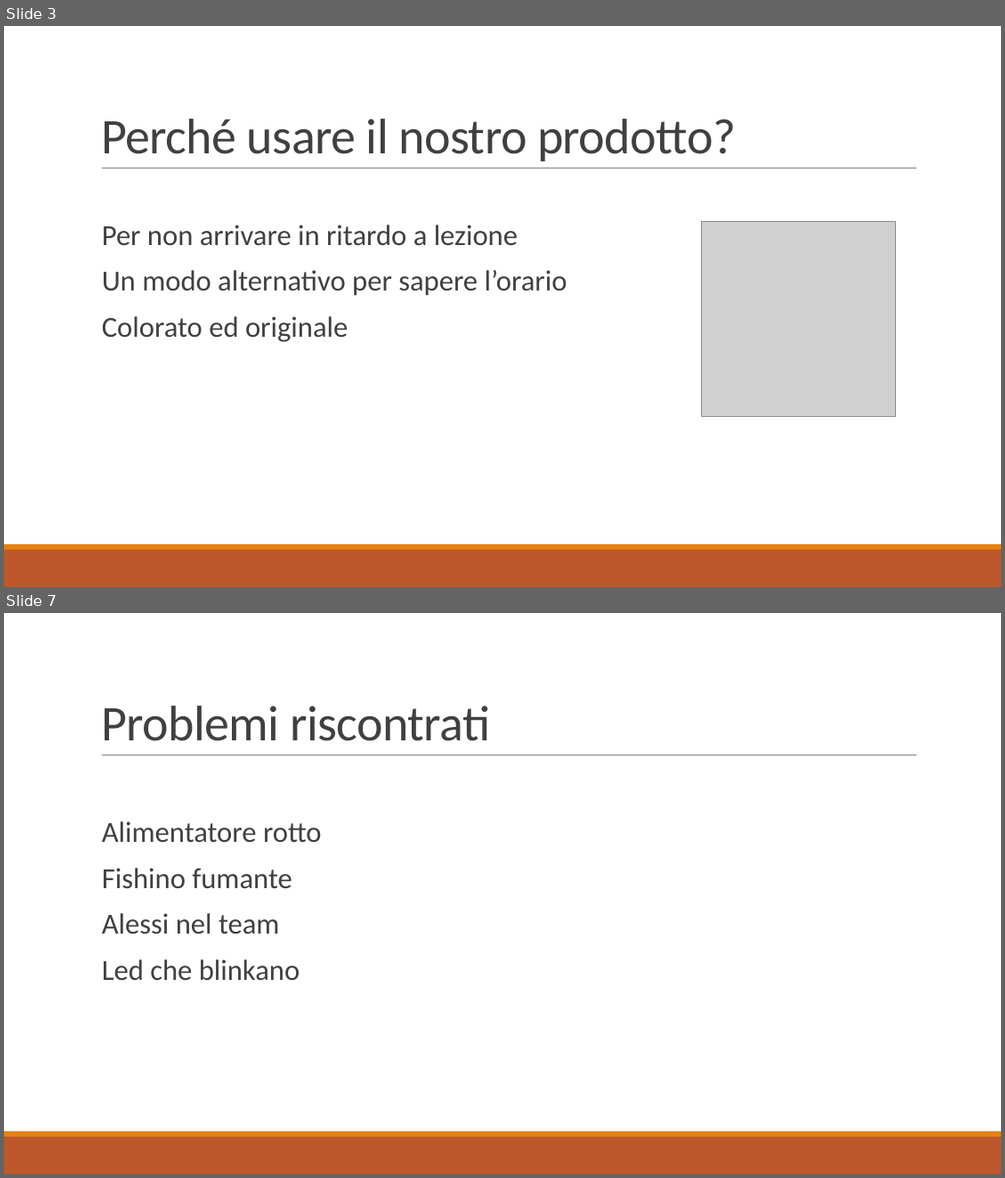
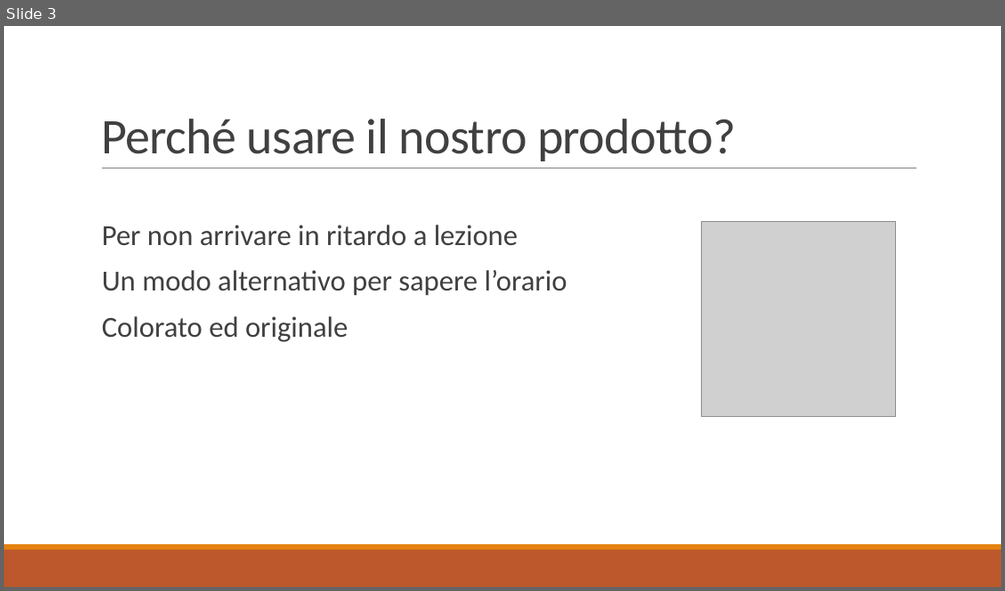
Before and after one commit to PaoloWeishaupt/Word-Clock, a slide deck: Presentazione/Presentazione_Word_Clock.pptx. Shown one above the other, each under a label of ours: slides 3 and 7 before the commit, slide 3 after it; the slides between them are not shown. The pictures are 1005x1178 and 1005x591 pixels, drawn with LibreOffice and Linux fonts; fonts in the diff are those of the drawing; grey boxes stand for pictures. Boxes give left, top, right and bottom in pixels: in the first picture for what was removed or moved away, otherwise in the second. Text is boxed around its words. In the diff, an @@ line names an element or a change of style, - is before the commit and + after.

```diff
--- a/Presentazione/Presentazione_Word_Clock.pptx
+++ b/Presentazione/Presentazione_Word_Clock.pptx
@@ slide 7 removed at box(4, 613, 1001, 1174), background #FFFFFF; not listed: 3 template elements that a slide beside it also shows @@
@@ title removed at box(101, 706, 490, 741) @@
-Problemi riscontrati
@@ text removed at box(102, 821, 322, 980) @@
-  Alimentatore rotto
-  Fishino fumante
-  Alessi nel team
-  Led che blinkano
```
Also in this commit, not shown: 3 slides changed, 7 slides added.
